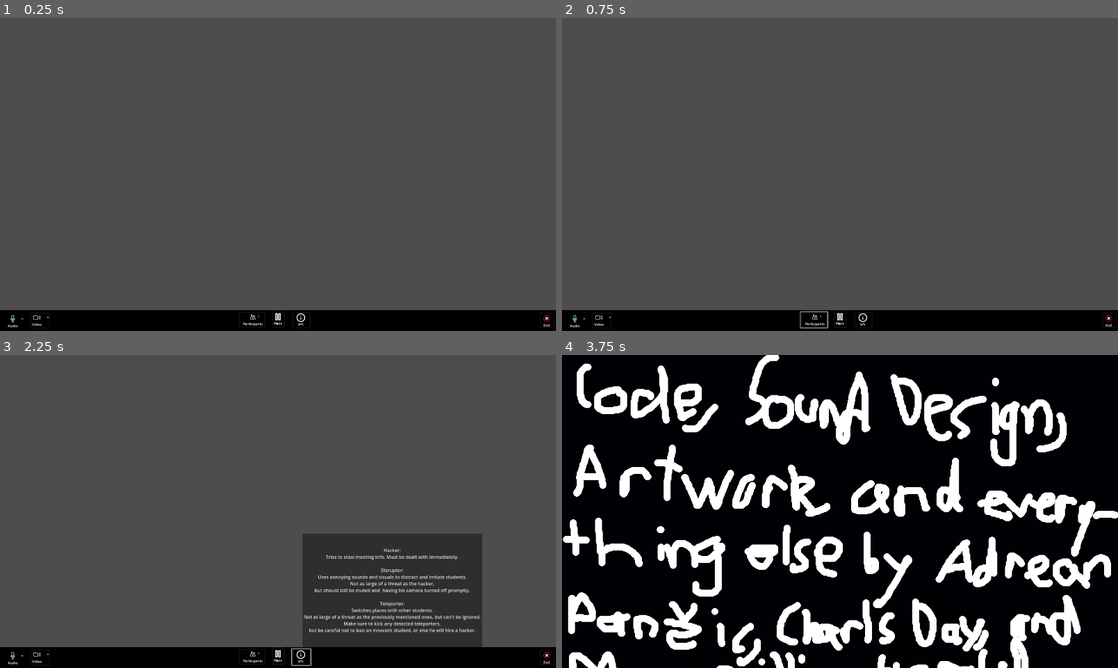
Above: before the commit, frames 1-4 (two rows, left to right).
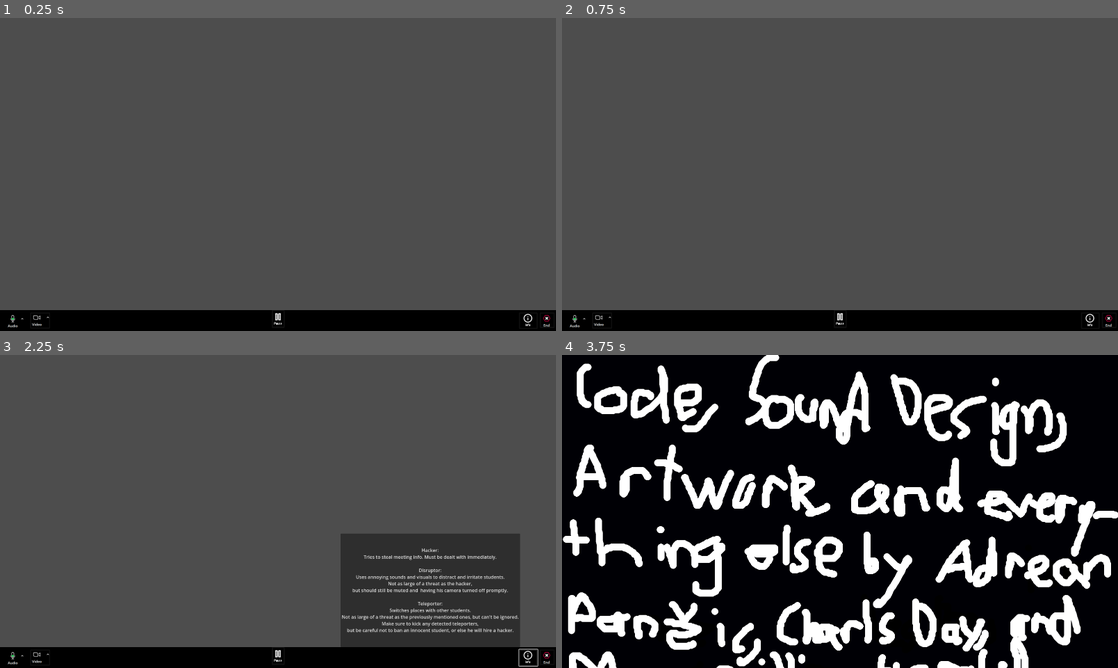
Above: after the commit, the same moments.

Repository: Charles-Dea/zoom-whack-a-mole
Game: Godot game, scene res://color_rect.tscn
Two runs of this game, one before a commit and one after it. Both use one fixed random seed, a clock stepped at 60 frames per second and the inputs below. This scene is started directly instead of the project's main scene.
Inputs (mouse positions are in pixels of both pictures, inside the frame that each line leads up to; where the layout moved, square brackets give the same spot in the first picture):
- Up to frame 1 (0.25 s): no input
- Up to frame 2 (0.75 s): click (812, 318) at 0.52 s
- Up to frame 3 (2.25 s): click (38, 658) at 1.25 s; click (528, 658) [300, 658] at 2 s
- Up to frame 4 (3.75 s): click "Hacker: Tries to steal meetin…" at 2.75 s; click (1106, 658) at 3.5 s

The runs differ from the first frame. In frame 1, 0.1% of the frame differs, in the area x 43-96%, y 94-99%; in frame 2, 0.2%; in frame 3, 6.5%, in the area x 43-97%, y 57-100%; in frame 4, nothing differs.

Commit message:
changed something

Diff:
--- a/color_rect.tscn
+++ b/color_rect.tscn
@@ -1,9 +1,8 @@
-[gd_scene load_steps=10 format=3 uid="uid://eh1bp5mnhfdl"]
+[gd_scene load_steps=9 format=3 uid="uid://eh1bp5mnhfdl"]
 
 [ext_resource type="Texture2D" uid="uid://c5r80rktbduyt" path="res://audio.png" id="1_0xpbd"]
 [ext_resource type="Texture2D" uid="uid://ta1k1q2kvfn" path="res://video.png" id="2_dg4w3"]
 [ext_resource type="Texture2D" uid="uid://b8fdb0cnuer1l" path="res://pause.png" id="3_kt3rk"]
-[ext_resource type="Texture2D" uid="uid://clenjp6pfx3vt" path="res://participants.png" id="4_trtdd"]
 [ext_resource type="Texture2D" uid="uid://bhti27cwcpt3q" path="res://info.png" id="5_wtsn3"]
 [ext_resource type="Texture2D" uid="uid://yicmatk3p6nr" path="res://end.png" id="6_5lx7m"]
 [ext_resource type="Script" uid="uid://dnnisy5bccfm8" path="res://info.gd" id="6_kt3rk"]
@@ -62,21 +61,6 @@
 grow_vertical = 0
 icon = ExtResource("3_kt3rk")
 
-[node name="Participants" type="Button" parent="."]
-layout_mode = 1
-anchors_preset = 7
-anchor_left = 0.5
-anchor_top = 1.0
-anchor_right = 0.5
-anchor_bottom = 1.0
-offset_left = -136.0
-offset_top = -66.0
-offset_right = -43.0
-offset_bottom = -11.0
-grow_horizontal = 2
-grow_vertical = 0
-icon = ExtResource("4_trtdd")
-
 [node name="Info" type="Button" parent="."]
 layout_mode = 1
 anchors_preset = 7
@@ -84,10 +68,10 @@
 anchor_top = 1.0
 anchor_right = 0.5
 anchor_bottom = 1.0
-offset_left = 48.0
-offset_top = -66.0
-offset_right = 113.0
-offset_bottom = -9.0
+offset_left = 832.0
+offset_top = -64.0
+offset_right = 897.0
+offset_bottom = -7.0
 grow_horizontal = 2
 grow_vertical = 0
 icon = ExtResource("5_wtsn3")
@@ -97,14 +81,14 @@
 visible = false
 layout_mode = 1
 anchors_preset = -1
-anchor_left = 0.615
-anchor_top = -0.105
-anchor_right = 0.615
-anchor_bottom = -0.105
-offset_left = -2.975
-offset_top = -392.015
-offset_right = 617.025
-offset_bottom = -0.0149999
+anchor_left = 0.123
+anchor_top = -0.14
+anchor_right = 0.123
+anchor_bottom = -0.14
+offset_left = -623.995
+offset_top = -392.02
+offset_right = -3.995
+offset_bottom = -0.02
 text = "Hacker:
 Tries to steal meeting info. Must be dealt with immediately.
 
